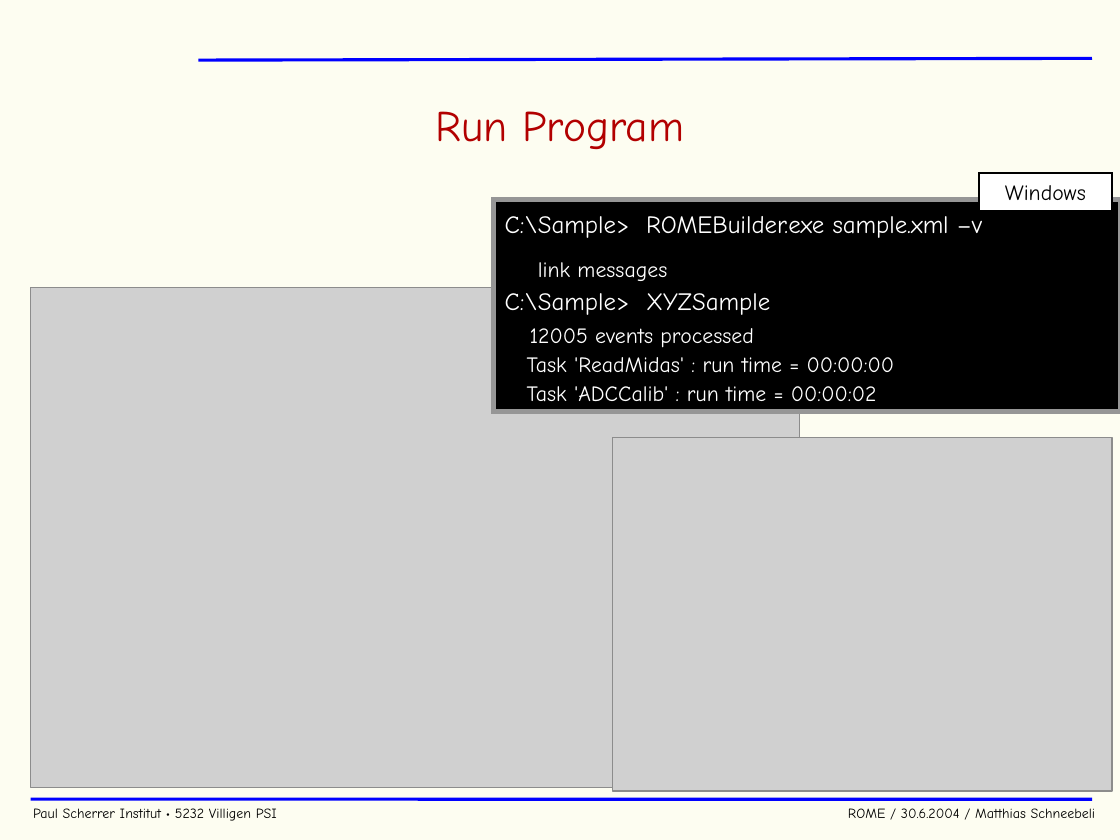
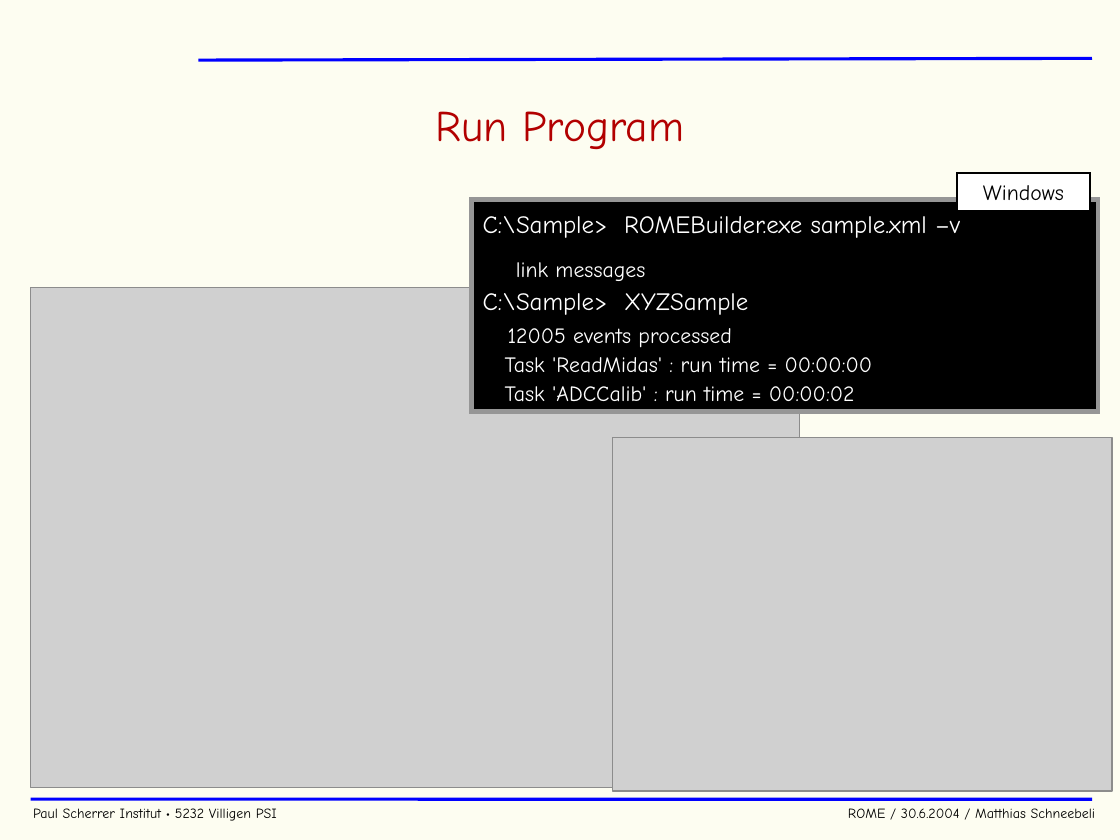
Before and after one commit to cjpl/rome, a slide deck: slide 30 of documentation/ROME.ppt (slide 31 before the commit). Drawn at 1120x840 pixels with LibreOffice and Linux fonts; fonts in the diff are those of the drawing; grey boxes stand for pictures; background and template pictures are left out. Boxes give left, top, right and bottom in pixels: in the first picture for what was removed or moved away, otherwise in the second. Text is boxed around its words. In the diff, an @@ line names an element or a change of style, - is before the commit and + after.

```diff
--- a/documentation/ROME.ppt
+++ b/documentation/ROME.ppt
@@ rectangle "Windows": place and size @@
-rectangle "Windows" at [979, 174, 1112, 212]
+rectangle "Windows" at [956, 174, 1090, 212]
@@ rectangle "C:\Sample> ROMEBuilder.exe sample.xml –v": place and size @@
-rectangle "C:\Sample> ROMEBuilder.exe sample.xml –v" at [494, 199, 1120, 411]
+rectangle "C:\Sample> ROMEBuilder.exe sample.xml –v" at [472, 199, 1098, 411]
```
Also in this commit, not shown: 15 other slides changed, 15 other files.
